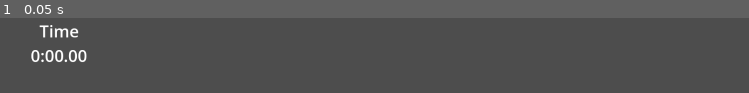
Above: before the commit, frame 1.
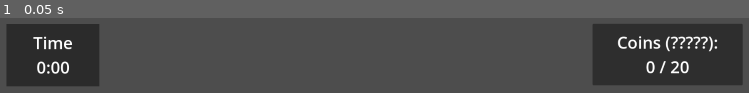
Above: after the commit, the same moment.

Repository: Nigel-Karunaratne/3DPlatformer_Godot4
Game: Godot game, scene res://ui_controls/game_ui_control.tscn
The game is run twice, just before and just after one commit, with the same random seed, the same clock (stepped at 60 frames per second) and the same inputs. The project has no main scene, so this scene is started directly.
Inputs:
- Up to frame 1 (0.05 s): no input

The runs differ from the first frame. In frame 1, 26% of the frame differs, in the area x 0-100%, y 8-91%.

Commit message:
Update game_ui_control.tscn
top boxes are now in panel containers -> center containers -> vertical box containers

now also has collectable counter

Diff:
--- a/ui_controls/game_ui_control.tscn
+++ b/ui_controls/game_ui_control.tscn
@@ -1,9 +1,18 @@
-[gd_scene load_steps=3 format=3 uid="uid://bm5cnd7y2lvxy"]
+[gd_scene load_steps=6 format=3 uid="uid://bm5cnd7y2lvxy"]
+
+[sub_resource type="StyleBoxFlat" id="StyleBoxFlat_qgprh"]
+bg_color = Color(0, 0, 0, 0.431373)
 
 [sub_resource type="LabelSettings" id="LabelSettings_8b7lt"]
 font_size = 40
 
 [sub_resource type="LabelSettings" id="LabelSettings_8k6gx"]
+font_size = 40
+
+[sub_resource type="LabelSettings" id="LabelSettings_bvmr2"]
+font_size = 40
+
+[sub_resource type="LabelSettings" id="LabelSettings_4knsx"]
 font_size = 40
 
 [node name="GameUIControl" type="Control"]
@@ -14,23 +23,61 @@
 grow_horizontal = 2
 grow_vertical = 2
 
-[node name="TimeVBoxContainer" type="VBoxContainer" parent="."]
-layout_mode = 1
-offset_left = 40.0
-offset_top = 40.0
-offset_right = 355.0
-offset_bottom = 160.0
+[node name="TimePanelContainer" type="PanelContainer" parent="."]
+layout_mode = 0
+offset_left = 71.0
+offset_top = 50.0
+offset_right = 294.0
+offset_bottom = 201.0
+theme_override_styles/panel = SubResource("StyleBoxFlat_qgprh")
 
-[node name="TimeLabel" type="Label" parent="TimeVBoxContainer"]
+[node name="TimeCenterContainer" type="CenterContainer" parent="TimePanelContainer"]
+layout_mode = 2
+
+[node name="TimeVBoxContainer" type="VBoxContainer" parent="TimePanelContainer/TimeCenterContainer"]
+layout_mode = 2
+
+[node name="TimeLabel" type="Label" parent="TimePanelContainer/TimeCenterContainer/TimeVBoxContainer"]
 layout_mode = 2
 text = "Time"
 label_settings = SubResource("LabelSettings_8b7lt")
 horizontal_alignment = 1
 vertical_alignment = 1
 
-[node name="DTimerLabel" type="Label" parent="TimeVBoxContainer"]
+[node name="DTimerLabel" type="Label" parent="TimePanelContainer/TimeCenterContainer/TimeVBoxContainer"]
 layout_mode = 2
-text = "0:00.00"
+text = "0:00"
 label_settings = SubResource("LabelSettings_8k6gx")
 horizontal_alignment = 1
 vertical_alignment = 1
+
+[node name="CollectablePanelContainer" type="PanelContainer" parent="."]
+layout_mode = 1
+anchors_preset = 1
+anchor_left = 1.0
+anchor_right = 1.0
+offset_left = -441.0
+offset_top = 50.0
+offset_right = -80.0
+offset_bottom = 198.0
+grow_horizontal = 0
+
+[node name="ColelctableCenterContainer" type="CenterContainer" parent="CollectablePanelContainer"]
+layout_mode = 2
+
+[node name="CollectableVBoxContainer" type="VBoxContainer" parent="CollectablePanelContainer/ColelctableCenterContainer"]
+layout_mode = 2
+
+[node name="CollectableLabel" type="Label" parent="CollectablePanelContainer/ColelctableCenterContainer/CollectableVBoxContainer"]
+layout_mode = 2
+text = "Coins (?????):"
+label_settings = SubResource("LabelSettings_bvmr2")
+horizontal_alignment = 1
+vertical_alignment = 1
+
+[node name="DCollectableLabel" type="Label" parent="CollectablePanelContainer/ColelctableCenterContainer/CollectableVBoxContainer"]
+layout_mode = 2
+text = "0 / 20"
+label_settings = SubResource("LabelSettings_4knsx")
+horizontal_alignment = 1
+vertical_alignment = 1
